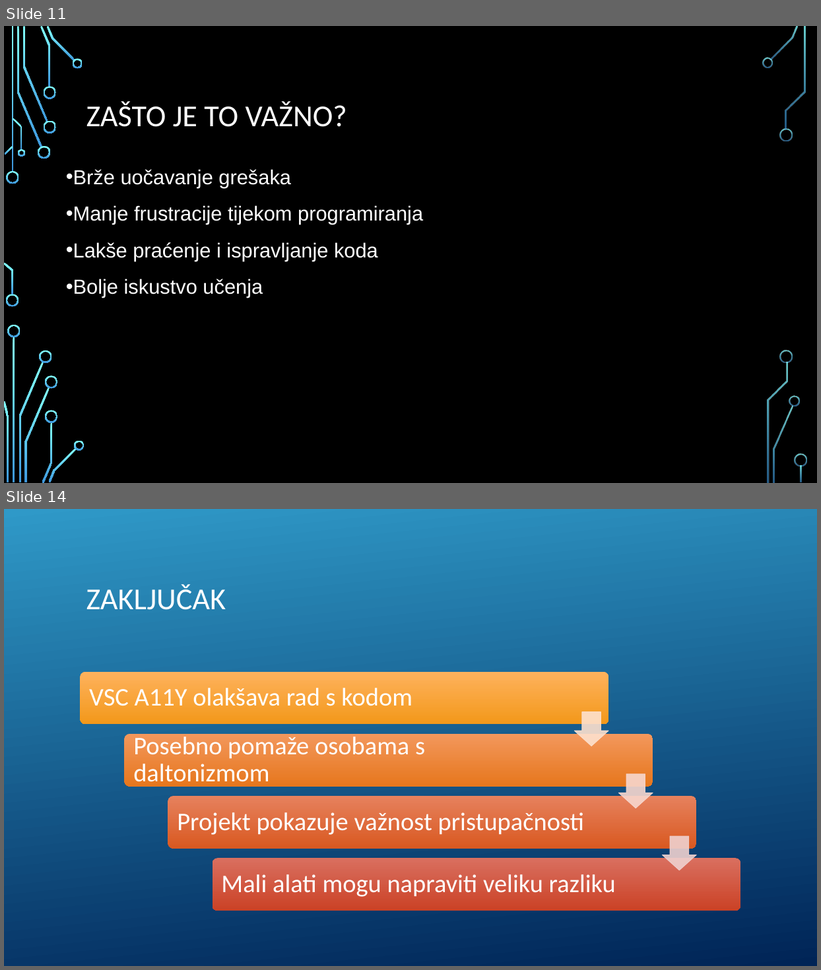
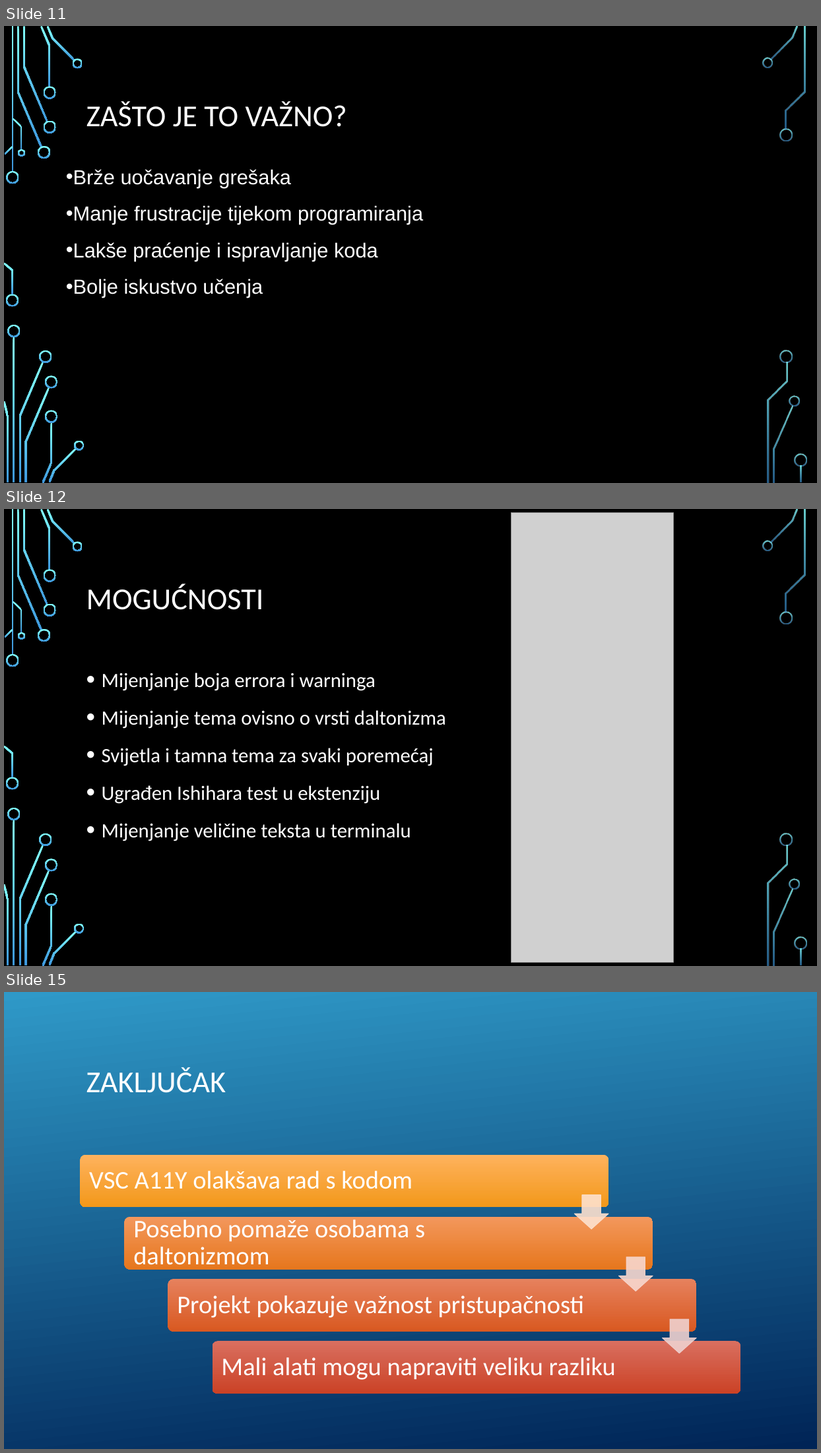
Before and after one commit to Jsjjjs6066/VSC-a11y, a slide deck: VSCA11Y_Prezentacija.pptx. Shown one above the other, each under a label of ours: slides 11 and 14 before the commit, slides 11, 12 and 15 after it; the slides between them are not shown. The pictures are 821x970 and 821x1453 pixels, drawn with LibreOffice and Linux fonts; fonts in the diff are those of the drawing; grey boxes stand for pictures; background and template pictures are left out. Boxes give left, top, right and bottom in pixels: in the first picture for what was removed or moved away, otherwise in the second. Text is boxed around its words. In the diff, an @@ line names an element or a change of style, - is before the commit and + after.

```diff
--- a/VSCA11Y_Prezentacija.pptx
+++ b/VSCA11Y_Prezentacija.pptx
@@ slide 12 added at (x1=4, y1=509, x2=817, y2=966), background picture (left out); not listed: 36 template elements that a slide beside it also shows @@
@@ picture added at (x1=512, y1=513, x2=674, y2=963) @@
@@ title added at (x1=86, y1=584, x2=264, y2=610), 36 pt, text #FFFFFF @@
+MOGUĆNOSTI
@@ text added at (x1=102, y1=673, x2=446, y2=842), 24 pt, text #FFFFFF @@
+• Mijenjanje boja errora i warninga
+• Mijenjanje tema ovisno o vrsti daltonizma
+• Svijetla i tamna tema za svaki poremećaj
+• Ugrađen Ishihara test u ekstenziju
+• Mijenjanje veličine teksta u terminalu
@@ what was slide 14 is now slide 15 @@
```
Also in this commit, not shown: 6 slides changed.
